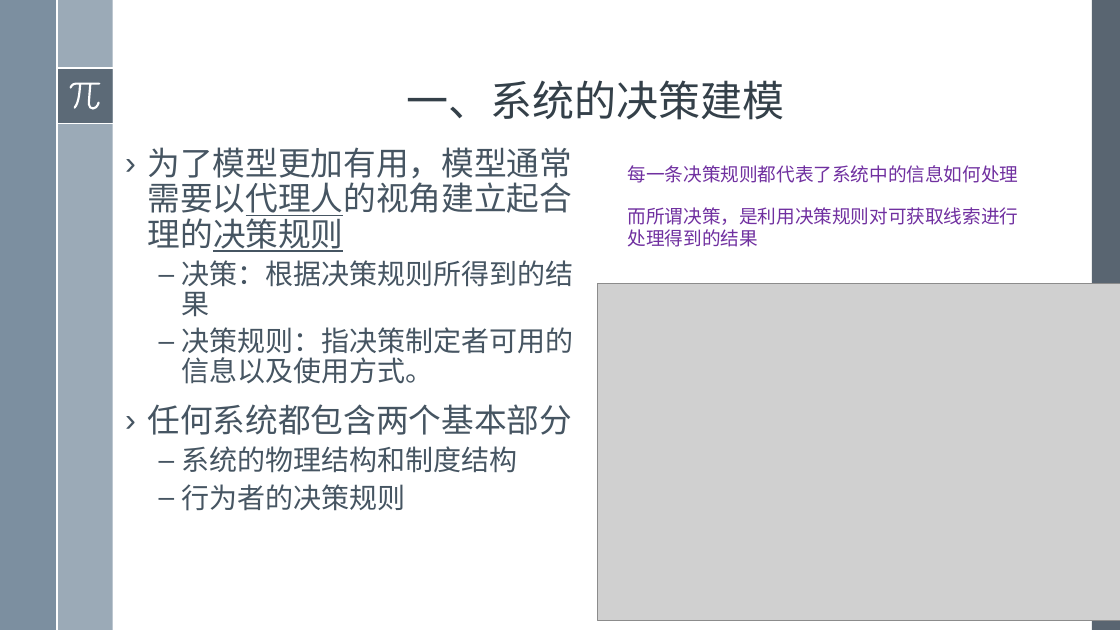
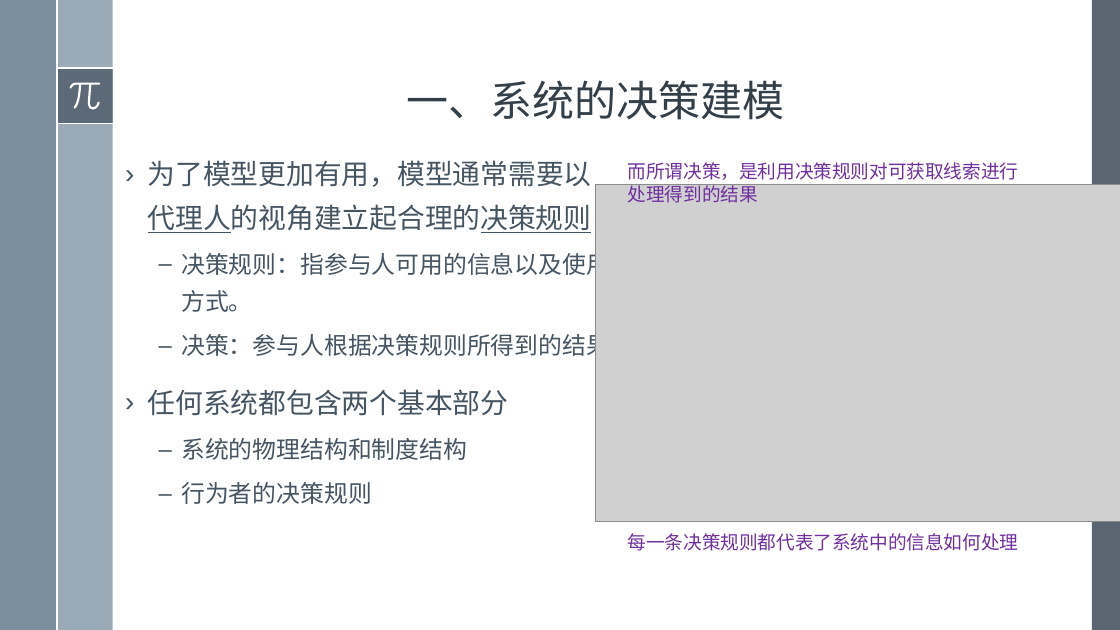
Before and after one commit to exoplanetX/SystemDynamics, a slide deck: slide 3 of 系统仿真-15-决策规则.pptx. Drawn at 1120x630 pixels with LibreOffice and Linux fonts; fonts in the diff are those of the drawing; grey boxes stand for pictures. Boxes give left, top, right and bottom in pixels: in the first picture for what was removed or moved away, otherwise in the second. Text is boxed around its words. In the diff, an @@ line names an element or a change of style, - is before the commit and + after.

```diff
--- a/系统仿真-15-决策规则.pptx
+++ b/系统仿真-15-决策规则.pptx
@@ text at box(148, 160, 592, 504): size 28 to 23.8 pt in "为了模型更加有用，模型通常需要以代理人的视角建立起合理的决策规则", "任何系统都包含两个基本部分"; size 24 to 20.4 pt in "系统的物理结构和制度结构", "行为者的决策规则"; line spacing 0.9 to 1.3 @@
@@ text "而所谓决策，是利用决策规则对可获取线索进行处理得到的结果": place and size @@
-text "而所谓决策，是利用决策规则对可获取线索进行处理得到的结果" at box(628, 207, 1019, 247)
+text "而所谓决策，是利用决策规则对可获取线索进行处理得到的结果" at box(628, 162, 1019, 203)
@@ picture: place and size @@
-picture at box(597, 284, 1120, 621)
+picture at box(596, 185, 1120, 522)
@@ text at box(181, 249, 610, 360): text changed; size 24 to 20.4 pt @@
-  – 决策：根据决策规则所得到的结果
-  – 决策规则：指决策制定者可用的信息以及使用方式。
+  – 决策规则：指参与人可用的信息以及使用方式。
+  – 决策：参与人根据决策规则所得到的结果
@@ text "每一条决策规则都代表了系统中的信息如何处理": place and size @@
-text "每一条决策规则都代表了系统中的信息如何处理" at box(628, 165, 1019, 183)
+text "每一条决策规则都代表了系统中的信息如何处理" at box(628, 533, 1019, 551)
```
Also in this commit, not shown: 8 other slides changed.
